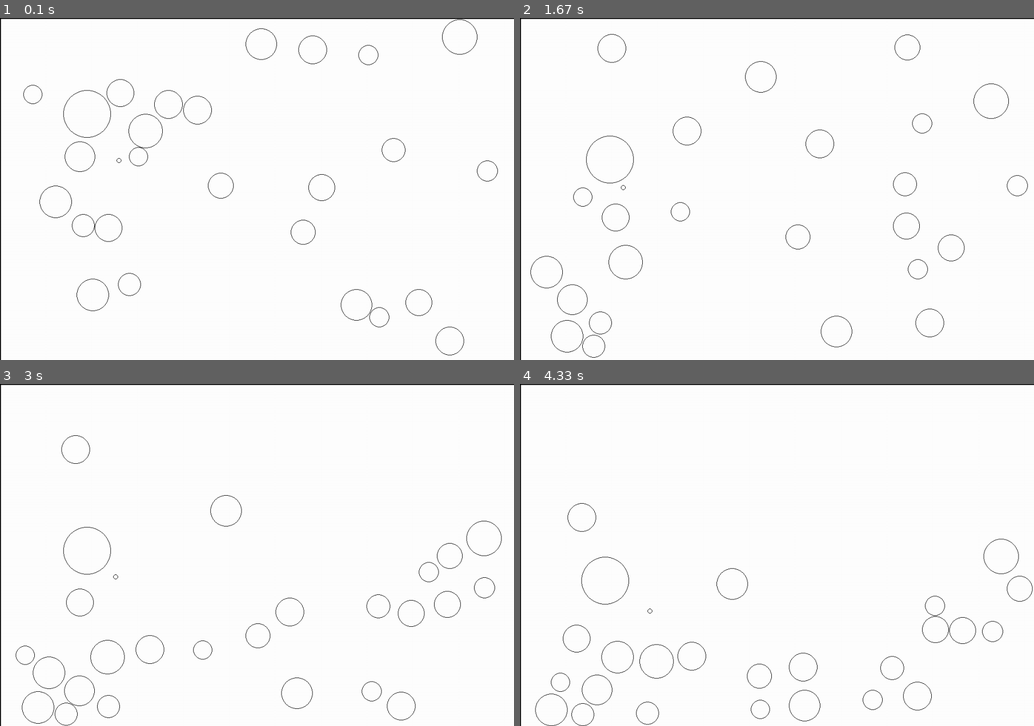
Above: before the commit, frames 1-4 (two rows, left to right).
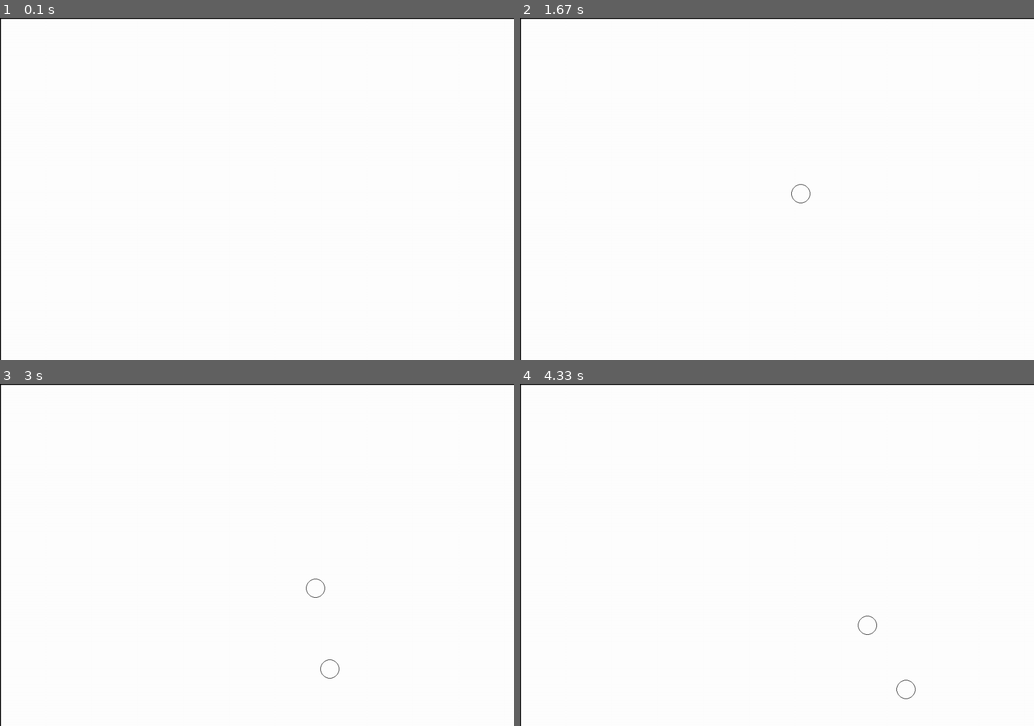
Above: after the commit, the same moments.

Repository: hoischreck/Physics-Engine-2D-CodeNightHPI
Game: pygame game, started from main.py
Two runs of this game, one before a commit and one after it. Both use one fixed random seed, a clock stepped at 60 frames per second and the inputs below.
Inputs (mouse positions are in pixels of both pictures, inside the frame that each line leads up to):
- Up to frame 1 (0.1 s): no input
- Up to frame 2 (1.67 s): click (777, 189) at 0.38 s; click (941, 178) at 0.72 s; hold Up 1-1.47 s; click (782, 209) at 1.08 s; hold Down from 1.5 s (still down); click (828, 264) at 1.58 s
- Up to frame 3 (3 s): release Down at 1.97 s; tap G at 2.4 s
- Up to frame 4 (4.33 s): tap G at 3.47 s

The runs differ from the first frame. In frame 1, 1.2% of the frame differs, in the area x 4-97%, y 0-99%; in frame 2, 1.2%; in frame 3, 1.2%, in the area x 3-98%, y 15-100%; in frame 4, 1.2%.

Commit message:
added controls

Diff:
--- a/main.py
+++ b/main.py
@@ -22,6 +22,11 @@
         self.gravityGobal = True
         self.objectGravity = False
         self.collisionActive = True
+        self.spawnDelay = 5
+        self.lastSpawn = 0
+
+        self.startPos, endPos = None, None
+        self.spawnSpeed = 10
 
     def setup(self):
         clock = pygame.time.Clock()
@@ -29,26 +34,26 @@
 
         self.physicsManager = PhysicsManager(self)
 
-        for _ in range(0, 25):
-            radius = randrange(20, 40)
-            self.physicsManager.addObj(
-                PhysicsCircle(self, pos=Vector2D(
-                    random() * self.windowSize[0], random() * self.windowSize[1]), velocity=Vector2D(
-                    randrange(-20, 20), randrange(-20, 20)), mass=radius, elasticity=randrange(30, 90) / 100, radius=radius)
-            )
-
-        self.physicsManager.addObj(
-            PhysicsCircle(self, pos=Vector2D(200, 200), velocity=Vector2D(
-                15, 20), mass=500, elasticity=0.7, radius=50)
-        )
-        self.physicsManager.addObj(
-            PhysicsCircle(self, pos=Vector2D(
-                300, 300), velocity=Vector2D(-20, -20), mass=200, elasticity=0.7, radius=20)
-        )
-        self.physicsManager.addObj(
-            PhysicsCircle(self, pos=Vector2D(250, 300), velocity=Vector2D(
-                1, 0.5), mass=50, elasticity=0.7, radius=5)
-        )
+        # for _ in range(0, 25):
+        #     radius = randrange(20, 40)
+        #     self.physicsManager.addObj(
+        #         PhysicsCircle(self, pos=Vector2D(
+        #             random() * self.windowSize[0], random() * self.windowSize[1]), velocity=Vector2D(
+        #             randrange(-20, 20), randrange(-20, 20)), mass=radius, elasticity=randrange(30, 90) / 100, radius=radius)
+        #     )
+        #
+        # self.physicsManager.addObj(
+        #     PhysicsCircle(self, pos=Vector2D(200, 200), velocity=Vector2D(
+        #         15, 20), mass=500, elasticity=0.7, radius=50)
+        # )
+        # self.physicsManager.addObj(
+        #     PhysicsCircle(self, pos=Vector2D(
+        #         300, 300), velocity=Vector2D(-20, -20), mass=200, elasticity=0.7, radius=20)
+        # )
+        # self.physicsManager.addObj(
+        #     PhysicsCircle(self, pos=Vector2D(250, 300), velocity=Vector2D(
+        #         1, 0.5), mass=50, elasticity=0.7, radius=5)
+        # )
 
         self.map = Map(self)
         self.map.load(os.path.join("Map", "base"))
@@ -77,6 +82,39 @@
             self.collisionActive= not self.collisionActive
             print("Collisions",self.collisionActive)
 
+        if self.key.heldDown(pygame.K_UP):
+            self.spawnSpeed += 1
+            print("speed:", self.spawnSpeed)
+
+        if self.key.heldDown(pygame.K_DOWN):
+            self.spawnSpeed -= 1
+            print("speed:", self.spawnSpeed)
+
+        if self.mouse.mouseUp(1):
+            if self.startPos is None:
+                self.startPos = self.mouse.getPos()
+            else:
+                self.endPos = self.mouse.getPos()
+                self.physicsManager.addObj(
+                    PhysicsCircle(self,
+                              pos=Vector2D.fromIterable(self.startPos),
+                              velocity=Vector2D.asUnitVector(Vector2D.fromIterable(self.endPos)-Vector2D.fromIterable(self.startPos)) * self.spawnSpeed,
+                              mass=50,
+                              elasticity=0.7,
+                              radius=20
+                    )
+                )
+
+
+                self.startPos, self.endPos = None, None
+
+        if self.mouse.heldDown(3) and self.lastSpawn <= 0:
+            self.physicsManager.addObj(
+                PhysicsCircle(self, pos=Vector2D.fromIterable(self.mouse.getPos()), velocity=Vector2D(
+                    0, 0), mass=50, elasticity=0.7, radius=20)
+            )
+            self.lastSpawn = self.spawnDelay
+        self.lastSpawn -= 1
 
 
     def loop(self):
